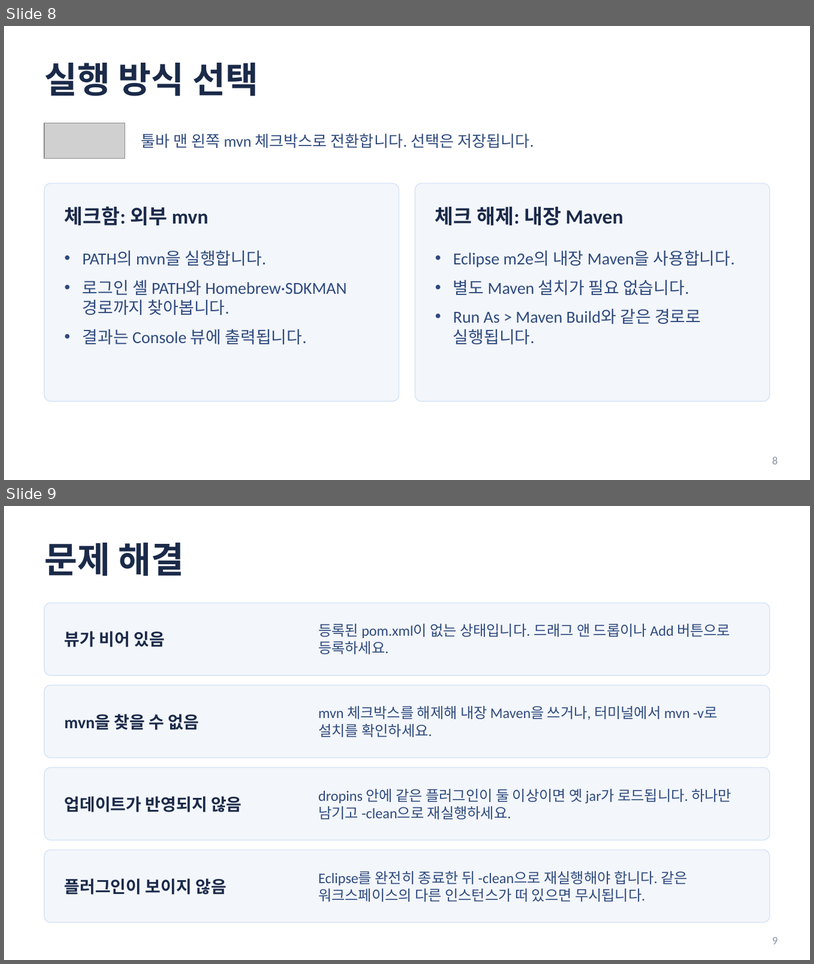
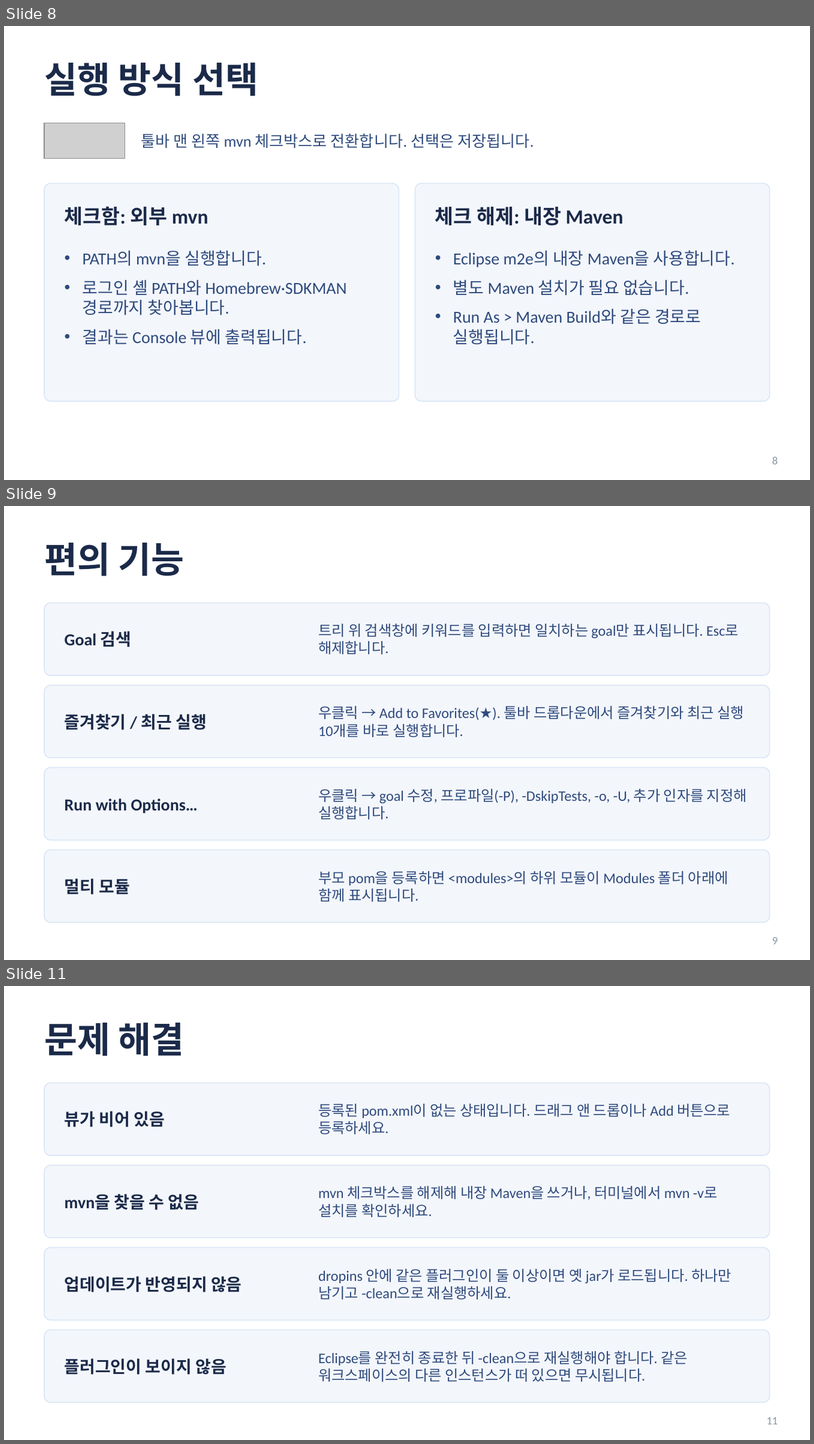
Before and after one commit to LEEJY-jpg/kcube-maven-goals-plugin, a slide deck: dist/KCube-Maven-Goals-매뉴얼.pptx. Shown one above the other, each under a label of ours: slides 8 and 9 before the commit, slides 8, 9 and 11 after it; the slides between them are not shown. The pictures are 814x964 and 814x1444 pixels, drawn with LibreOffice and Linux fonts; fonts in the diff are those of the drawing; grey boxes stand for pictures. Boxes give left, top, right and bottom in pixels: in the first picture for what was removed or moved away, otherwise in the second. Text is boxed around its words. In the diff, an @@ line names an element or a change of style, - is before the commit and + after.

```diff
--- a/dist/KCube-Maven-Goals-매뉴얼.pptx
+++ b/dist/KCube-Maven-Goals-매뉴얼.pptx
@@ slide 9 added at (x1=4, y1=506, x2=810, y2=960), background #FFFFFF @@
@@ text added at (x1=44, y1=543, x2=185, y2=576), 32 pt, text #1B2A49, bold @@
+편의 기능
@@ rounded rectangle added at (x1=44, y1=603, x2=770, y2=675), fill #F3F6FB, outline #D6E4F5 0.75 pt @@
@@ text added at (x1=65, y1=631, x2=131, y2=647), 15 pt, text #1B2A49, bold @@
+Goal 검색
@@ text added at (x1=318, y1=624, x2=739, y2=654), 13 pt, text #2E4A7D @@
+트리 위 검색창에 키워드를 입력하면 일치하는 goal만 표시됩니다. Esc로 해제합니다.
@@ rounded rectangle added at (x1=44, y1=685, x2=770, y2=757), fill #F3F6FB, outline #D6E4F5 0.75 pt @@
@@ text added at (x1=65, y1=714, x2=207, y2=730), 15 pt, text #1B2A49, bold @@
+즐겨찾기 / 최근 실행
@@ text added at (x1=318, y1=706, x2=744, y2=737), 13 pt, text #2E4A7D @@
+우클릭 → Add to Favorites(★). 툴바 드롭다운에서 즐겨찾기와 최근 실행 10개를 바로 실행합니다.
@@ rounded rectangle added at (x1=44, y1=767, x2=770, y2=840), fill #F3F6FB, outline #D6E4F5 0.75 pt @@
@@ text added at (x1=318, y1=789, x2=747, y2=819), 13 pt, text #2E4A7D @@
+우클릭 → goal 수정, 프로파일(-P), -DskipTests, -o, -U, 추가 인자를 지정해 실행합니다.
@@ text added at (x1=65, y1=798, x2=198, y2=813), 15 pt, text #1B2A49, bold @@
+Run with Options…
@@ rounded rectangle added at (x1=44, y1=850, x2=770, y2=922), fill #F3F6FB, outline #D6E4F5 0.75 pt @@
@@ text added at (x1=65, y1=878, x2=131, y2=894), 15 pt, text #1B2A49, bold @@
+멀티 모듈
@@ text added at (x1=318, y1=871, x2=729, y2=901), 13 pt, text #2E4A7D @@
+부모 pom을 등록하면 <modules>의 하위 모듈이 Modules 폴더 아래에 함께 표시됩니다.
@@ page number added at (x1=773, y1=937, x2=778, y2=944), 10 pt, text #8A94A6 @@
+9
@@ what was slide 9 is now slide 11 @@
@@ page number at (x1=767, y1=1417, x2=779, y2=1424): text changed @@
-9
+11
```
Also in this commit, not shown: 1 slide changed, 1 other slide added.
